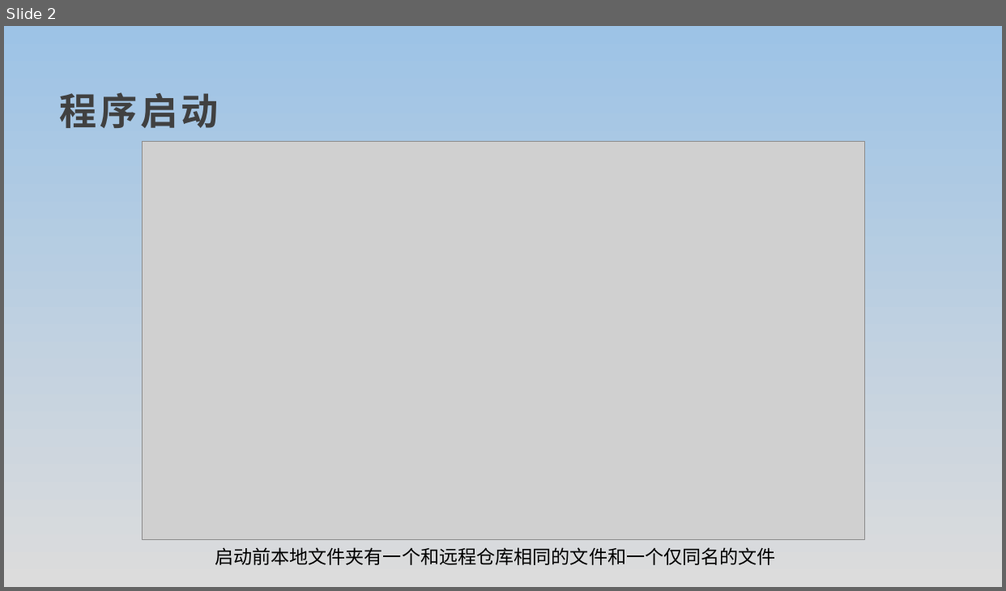
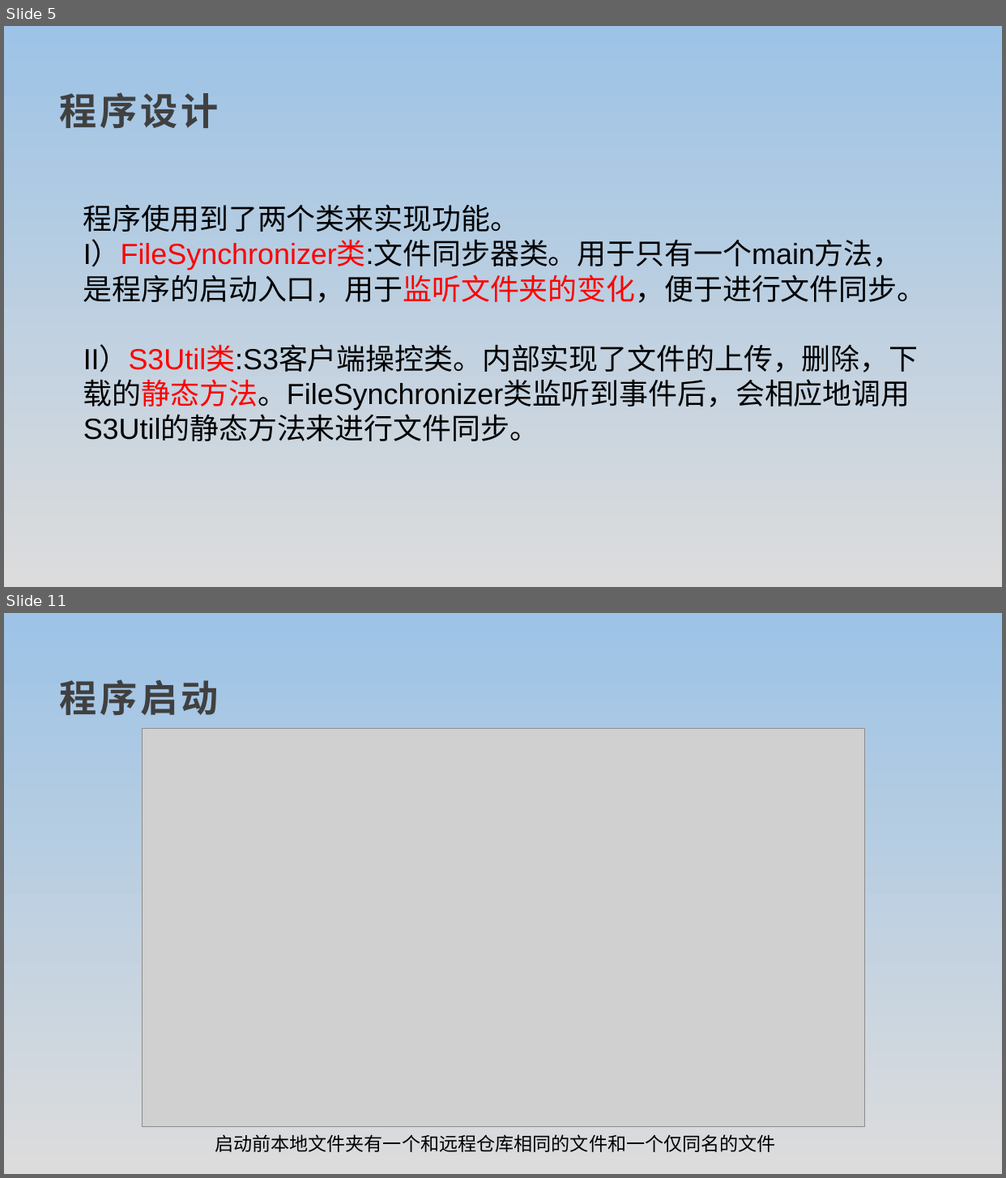
Before and after one commit to Tencin1202/2021-Big-data-development, a slide deck: 大数据怎么存？/文件同步器使用展示.pptx. Shown one above the other, each under a label of ours: slide 2 before the commit, slides 5 and 11 after it; the slides between them are not shown. The pictures are 1006x591 and 1006x1178 pixels, drawn with LibreOffice and Linux fonts; fonts in the diff are those of the drawing; grey boxes stand for pictures. Boxes give left, top, right and bottom in pixels: in the first picture for what was removed or moved away, otherwise in the second. Text is boxed around its words. In the diff, an @@ line names an element or a change of style, - is before the commit and + after.

Commit message:
大数据怎么存，文件同步器

```diff
--- a/大数据怎么存？/文件同步器使用展示.pptx
+++ b/大数据怎么存？/文件同步器使用展示.pptx
@@ slide 5 added at box(4, 26, 1002, 587), background gradient #9DC3E6 to #DCDCDC @@
@@ text added at box(60, 92, 219, 128), 36 pt, text #404040, bold @@
+程序设计
@@ text added at box(83, 204, 927, 442), 28 pt, text #000000 @@
+程序使用到了两个类来实现功能。
+I）FileSynchronizer类:文件同步器类。用于只有一个main方法，是程序的启动入口，用于监听文件夹的变化，便于进行文件同步。
+II）S3Util类:S3客户端操控类。内部实现了文件的上传，删除，下载的静态方法。FileSynchronizer类监听到事件后，会相应地调用S3Util的静态方法来进行文件同步。
@@ what was slide 2 is now slide 11 @@
```
Also in this commit, not shown: 1 slide changed, 8 other slides added.
